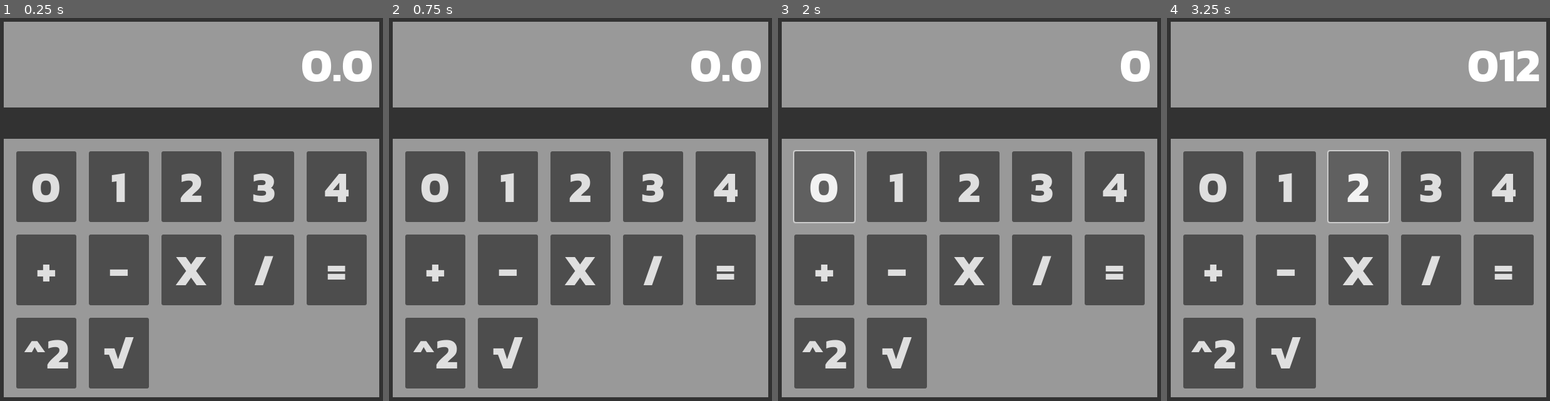
Above: before the commit, frames 1-4 (left to right).
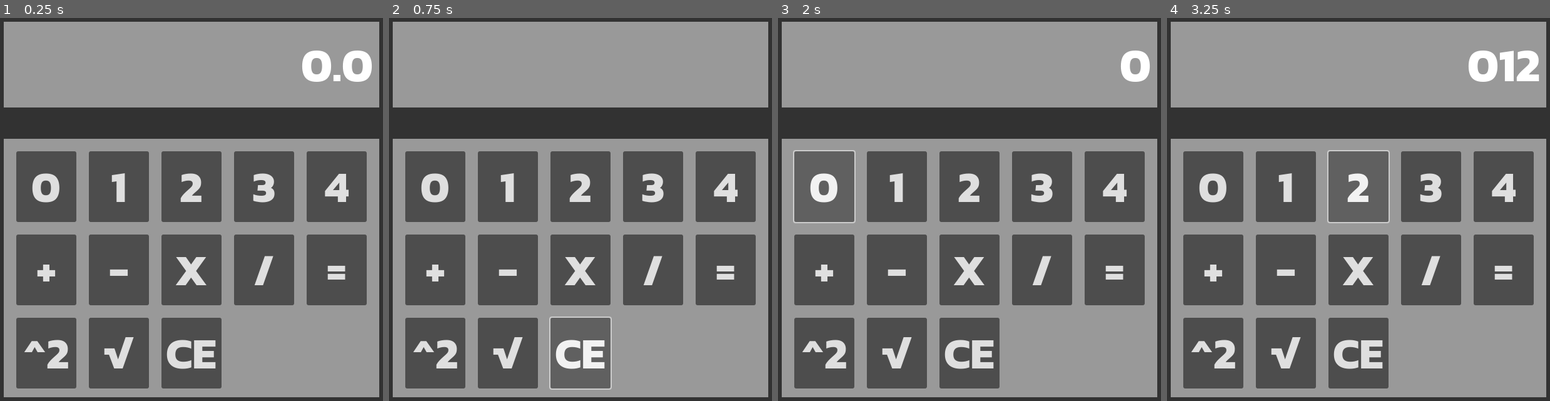
Above: after the commit, the same moments.

Repository: CamComDuck/quinary-calculator
Game: Godot game, scene res://calculator/calculator.tscn
The game is run twice, just before and just after one commit, with the same random seed, the same clock (stepped at 60 frames per second) and the same inputs.
Inputs (mouse positions are in pixels of both pictures, inside the frame that each line leads up to):
- Up to frame 1 (0.25 s): no input
- Up to frame 2 (0.75 s): click (580, 355) at 0.5 s, where only the run after the commit has a clickable "CE"
- Up to frame 3 (2 s): click "0" at 1.25 s
- Up to frame 4 (3.25 s): click "1" at 2 s; click "2" at 2.75 s

The runs differ from the first frame. In frame 1, 2.9% of the frame differs, in the area x 42-58%, y 78-97%; in frame 2, 4.0%, in the area x 41-98%, y 8-98%; in frame 3, 2.9%; in frame 4, 2.9%.

Commit message:
Added a clear button

Diff:
--- a/project/calculator/buttons_grid.gd
+++ b/project/calculator/buttons_grid.gd
@@ -15,7 +15,8 @@
 	DIVIDE,
 	EQUAL,
 	SQUARE,
-	ROOT
+	ROOT,
+	CLEAR
 }
 
 func _on_button_0_pressed() -> void:
@@ -64,3 +65,7 @@
 
 func _on_button_root_pressed() -> void:
 	on_button_pressed.emit(calc_button.ROOT)
+
+
+func _on_button_ce_pressed() -> void:
+	on_button_pressed.emit(calc_button.CLEAR)
--- a/project/calculator/calculator.gd
+++ b/project/calculator/calculator.gd
@@ -223,6 +223,9 @@
 				num1 =divide_Quinary_Strings(num1,num2)
 				reset_on_calc()
 
+	if ButtonsGrid.calc_button.keys()[button_pressed] == "CLEAR":
+		full_reset()
+
 
 
 	_update_display(num1 + calcChoice + num2)
--- a/project/calculator/calculator.tscn
+++ b/project/calculator/calculator.tscn
@@ -171,6 +171,13 @@
 theme = ExtResource("2_mi0oq")
 text = "√"
 
+[node name="button_CE" type="Button" parent="Panel/MarginContainer/VBoxContainer/ButtonsPanel/MarginContainer/ButtonsGrid"]
+layout_mode = 2
+size_flags_horizontal = 3
+size_flags_vertical = 3
+theme = ExtResource("2_mi0oq")
+text = "CE"
+
 [connection signal="on_button_pressed" from="Panel/MarginContainer/VBoxContainer/ButtonsPanel/MarginContainer/ButtonsGrid" to="." method="_on_button_pressed"]
 [connection signal="pressed" from="Panel/MarginContainer/VBoxContainer/ButtonsPanel/MarginContainer/ButtonsGrid/button_0" to="Panel/MarginContainer/VBoxContainer/ButtonsPanel/MarginContainer/ButtonsGrid" method="_on_button_0_pressed"]
 [connection signal="pressed" from="Panel/MarginContainer/VBoxContainer/ButtonsPanel/MarginContainer/ButtonsGrid/button_1" to="Panel/MarginContainer/VBoxContainer/ButtonsPanel/MarginContainer/ButtonsGrid" method="_on_button_1_pressed"]
@@ -184,3 +191,4 @@
 [connection signal="pressed" from="Panel/MarginContainer/VBoxContainer/ButtonsPanel/MarginContainer/ButtonsGrid/button_=" to="Panel/MarginContainer/VBoxContainer/ButtonsPanel/MarginContainer/ButtonsGrid" method="_on_button_equal_pressed"]
 [connection signal="pressed" from="Panel/MarginContainer/VBoxContainer/ButtonsPanel/MarginContainer/ButtonsGrid/button_SQ" to="Panel/MarginContainer/VBoxContainer/ButtonsPanel/MarginContainer/ButtonsGrid" method="_on_button_square_pressed"]
 [connection signal="pressed" from="Panel/MarginContainer/VBoxContainer/ButtonsPanel/MarginContainer/ButtonsGrid/button_SR" to="Panel/MarginContainer/VBoxContainer/ButtonsPanel/MarginContainer/ButtonsGrid" method="_on_button_root_pressed"]
+[connection signal="pressed" from="Panel/MarginContainer/VBoxContainer/ButtonsPanel/MarginContainer/ButtonsGrid/button_CE" to="Panel/MarginContainer/VBoxContainer/ButtonsPanel/MarginContainer/ButtonsGrid" method="_on_button_ce_pressed"]
